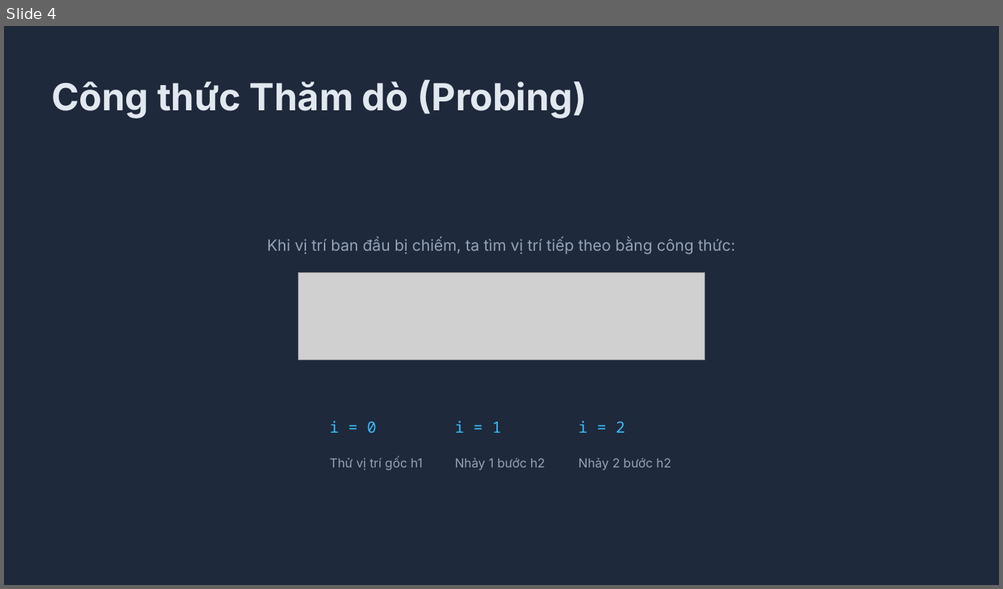
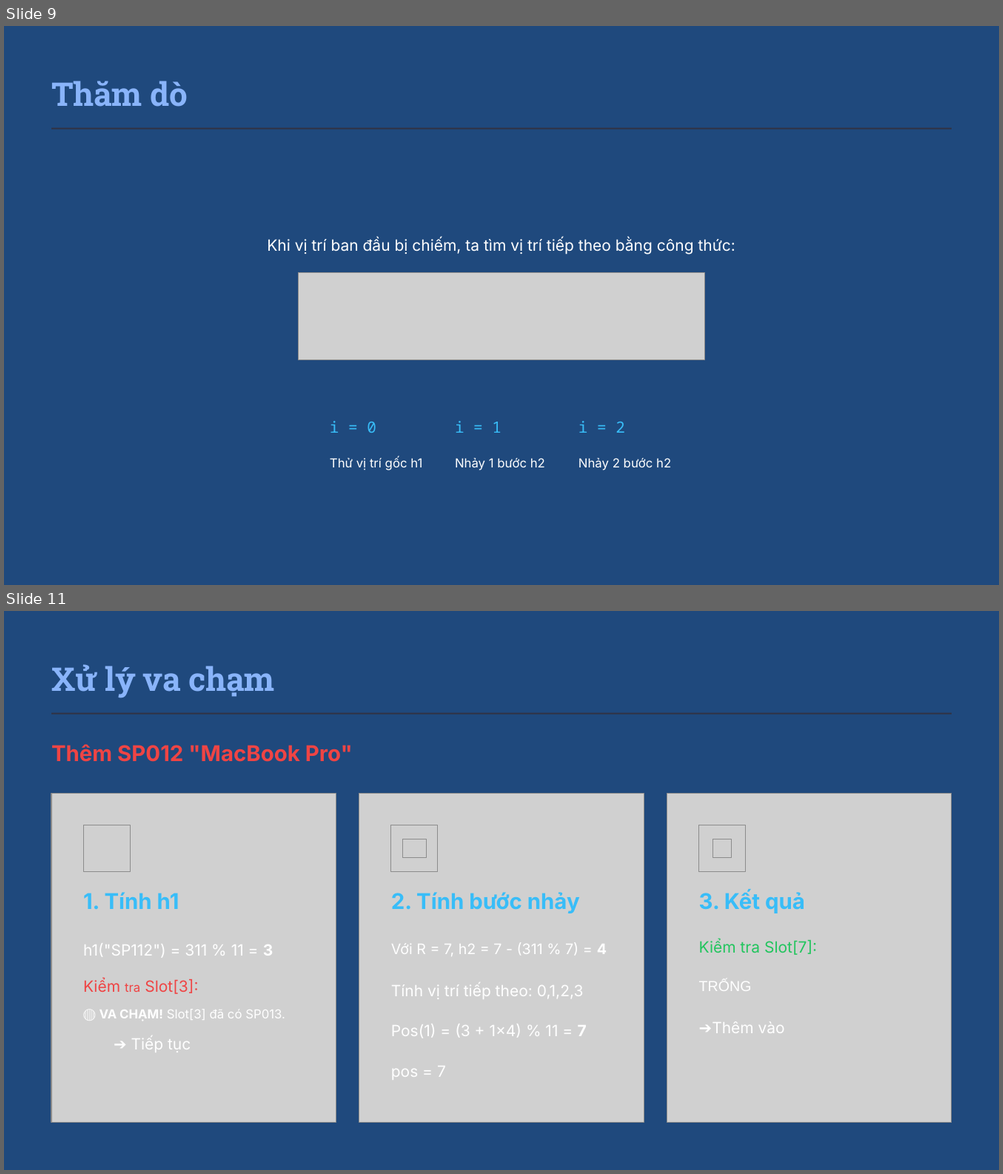
Before and after one commit to benx3/double-hash-demo, a slide deck: docs/Double Hashing Presentation.pptx. Shown one above the other, each under a label of ours: slide 4 before the commit, slides 9 and 11 after it; the slides between them are not shown. The pictures are 1003x589 and 1003x1174 pixels, drawn with LibreOffice and Linux fonts; fonts in the diff are those of the drawing; grey boxes stand for pictures; background and template pictures are left out. Boxes give left, top, right and bottom in pixels: in the first picture for what was removed or moved away, otherwise in the second. Text is boxed around its words. In the diff, an @@ line names an element or a change of style, - is before the commit and + after.

```diff
--- a/docs/Double Hashing Presentation.pptx
+++ b/docs/Double Hashing Presentation.pptx
@@ slide 11 added at bbox=[4, 611, 999, 1170], background #1F497D @@
@@ text added at bbox=[51, 664, 275, 698], 31.5 pt, text #89B4FA, bold @@
+Xử lý va chạm
@@ rectangle added at bbox=[52, 712, 951, 714], fill #313244 @@
@@ text added at bbox=[51, 744, 353, 762], 21 pt, text #EF4444, bold @@
+Thêm SP012 "MacBook Pro"
@@ picture added at bbox=[52, 794, 336, 1124] @@
@@ picture added at bbox=[359, 794, 643, 1124] @@
@@ picture added at bbox=[667, 794, 951, 1124] @@
@@ picture added at bbox=[83, 826, 129, 872] @@
@@ picture added at bbox=[391, 826, 438, 872] @@
@@ picture added at bbox=[699, 826, 745, 872] @@
@@ picture added at bbox=[402, 840, 426, 858] @@
@@ picture added at bbox=[713, 840, 731, 858] @@
@@ text added at bbox=[83, 892, 179, 909], 21 pt, text #38BDF8, bold @@
+1. Tính h1
@@ text added at bbox=[391, 892, 580, 914], 21 pt, text #38BDF8, bold @@
+2. Tính bước nhảy
@@ text added at bbox=[699, 891, 805, 914], 21 pt, text #38BDF8, bold @@
+3. Kết quả
@@ text added at bbox=[83, 943, 273, 957], 15 pt, text #FFFFFF @@
+h1("SP112") = 311 % 11 = 3
@@ text added at bbox=[391, 943, 606, 957], 14 pt, text #FFFFFF @@
+Với R = 7, h2 = 7 - (311 % 7) = 4
@@ text added at bbox=[699, 940, 817, 955], 15 pt, text #22C55E @@
+Kiểm tra Slot[7]:
@@ text added at bbox=[83, 980, 198, 994], 15 pt, text #EF4444 @@
+Kiểm tra Slot[3]:
@@ text added at bbox=[391, 983, 583, 999], 15 pt, text #FFFFFF @@
+Tính vị trí tiếp theo: 0,1,2,3
@@ text added at bbox=[699, 980, 751, 991], 14 pt, text #FFFFFF @@
+TRỐNG
@@ text added at bbox=[99, 1009, 285, 1021], 12 pt, text #FFFFFF @@
+🔴 VA CHẠM! Slot[3] đã có SP013.
@@ text added at bbox=[391, 1024, 586, 1038], 15 pt, text #FFFFFF @@
+Pos(1) = (3 + 1×4) % 11 = 7
@@ text added at bbox=[711, 1022, 785, 1034], 15 pt, text #FFFFFF @@
+➔Thêm vào
@@ text added at bbox=[131, 1039, 190, 1053], 15 pt, text #FFFFFF @@
+➔ Tiếp tục
@@ text added at bbox=[391, 1066, 446, 1080], 15 pt, text #FFFFFF @@
+pos = 7
@@ what was slide 4 is now slide 9 @@
@@ slide 9 changed as well @@
@@ background #1E293B to #1F497D @@
@@ text at bbox=[51, 81, 188, 107]: text changed; size 36 to 31.5 pt; font Inter to Roboto Slab; text colour #E2E8F0 to #89B4FA @@
-Công thức Thăm dò (Probing)
+Thăm dò
@@ rectangle added at bbox=[52, 127, 951, 129], fill #313244 @@
@@ text colour #94A3B8 to #FFFFFF in 4 elements at bbox=[267, 238, 735, 255], bbox=[578, 458, 671, 471], bbox=[330, 457, 422, 471], bbox=[455, 458, 545, 471] @@
```
Also in this commit, not shown: 7 other slides changed, 6 other slides added, 2 slides removed, 3 other files.
